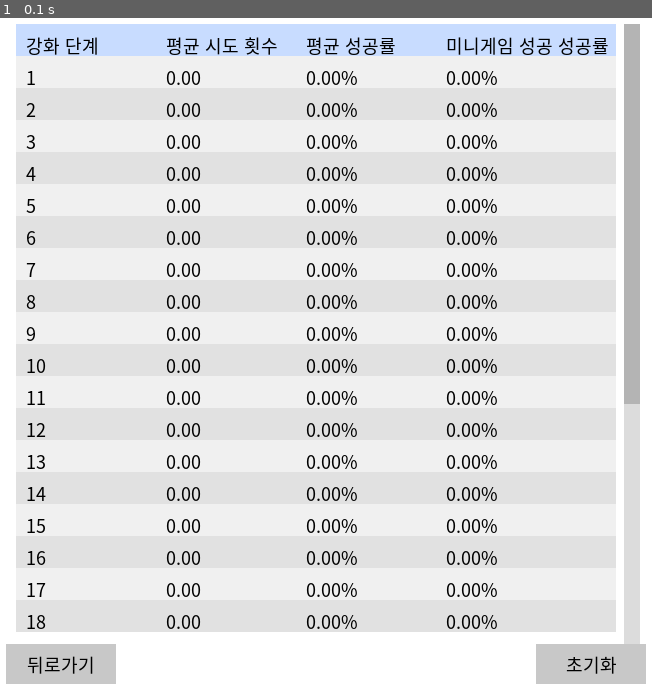
Above: before the commit, frame 1.
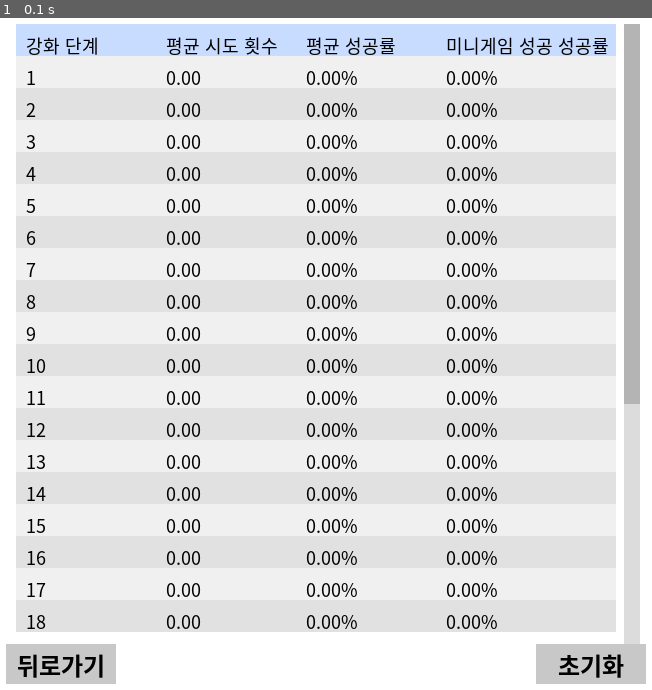
Above: after the commit, the same moment.

Repository: lllllIIIIlll/enchant_simul_project
Game: pygame game, started from table.py
Two runs of this game, one before a commit and one after it. Both use one fixed random seed, a clock stepped at 60 frames per second and the inputs below.
Inputs:
- Up to frame 1 (0.1 s): no input

The runs differ from the first frame. In frame 1, 0.4% of the frame differs, in the area x 2-96%, y 94-99%.

Commit message:
코드 간결화 및 보수작업 완료

Diff:
--- a/game.py
+++ b/game.py
@@ -14,14 +14,14 @@
 big_font = pygame.font.SysFont("malgun gothic", 24, bold=True)
 
 class Button:
-    def __init__(self, rect, text):
+    def __init__(self, rect, text, font):
         self.rect = pygame.Rect(rect)
         self.text = text
+        self.font = font
 
     def draw(self, surface):
         pygame.draw.rect(surface, (200, 200, 200), self.rect)
-        bold_font = pygame.font.SysFont("malgun gothic", 20, bold=True)
-        txt = bold_font.render(self.text, True, (0, 0, 0))
+        txt = self.font.render(self.text, True, (0, 0, 0))
         txt_rect = txt.get_rect(center=self.rect.center)
         surface.blit(txt, txt_rect)
 
@@ -107,7 +107,7 @@
 for e in equipment_data:
     if e["type"] not in type_select:
         type_select.append(e["type"])
-type_buttons = [Button((0, 0, 150, 50), t) for t in type_select]
+type_buttons = [Button((0, 0, 150, 50), t, font) for t in type_select]
 
 selected_type = None
 enchant_level = 0
@@ -171,14 +171,14 @@
         screen.blit(title, title_rect)
 
         rate_btn_y = title_rect.bottom + 30
-        rate_btn = Button((screen_width // 2 - 75, rate_btn_y, 150, 40), "확률표")
+        rate_btn = Button((screen_width // 2 - 75, rate_btn_y, 150, 40), "확률표", font)
         rate_btn.draw(screen)
 
         # table_btn(통계표) 버튼 추가
-        table_btn = Button((screen_width // 2 + 85, rate_btn_y, 150, 40), "통계표")
+        table_btn = Button((screen_width // 2 + 85, rate_btn_y, 150, 40), "통계표", font)
         table_btn.draw(screen)
 
-        quit_btn = Button((screen_width - 150, screen_height - 70, 100, 40), "종료")
+        quit_btn = Button((screen_width - 150, screen_height - 70, 100, 40), "종료", font)
         quit_btn.draw(screen)
 
         draw_type_buttons(type_buttons, screen_width, screen_height)
@@ -199,10 +199,10 @@
         if equip:
             draw_equipment_image(equip, enchant_level, screen_width, screen_height)
 
-        enhance_btn = Button(((screen_width - 150) // 2, screen_height - 100, 150, 50), "강화")
+        enhance_btn = Button(((screen_width - 150) // 2, screen_height - 100, 150, 50), "강화", font)
         enhance_btn.draw(screen)
 
-        back_btn = Button((30, screen_height - 70, 100, 40), "뒤로가기")
+        back_btn = Button((30, screen_height - 70, 100, 40), "뒤로가기", font)
         back_btn.draw(screen)
 
         count_txt = font.render(f"누적 강화 횟수: {enchant_count}", True, (0, 0, 0))
--- a/list.py
+++ b/list.py
@@ -1,10 +1,17 @@
 import json
+
+def load_json(path):
+    with open(path, encoding="utf-8") as f:
+        return json.load(f)
+
+def save_json(path, data):
+    with open(path, "w", encoding="utf-8") as f:
+        json.dump(data, f, ensure_ascii=False, indent=2)
 
 table_path = "list_table.json"
 rate_path = "list_rate.json"
 
-with open(table_path, encoding="utf-8") as f:
-    table = json.load(f)
+table = load_json(table_path)
 
 level = list(range(1, 31))
 level_try = table["level_try"]
@@ -29,7 +36,6 @@
         a_try.append(0)
         m_s_rate.append(0)
 
-# 결과 저장
 rate_data = {
     "level": level,
     "a_try": a_try,
@@ -37,5 +43,34 @@
     "m_s_rate": m_s_rate
 }
 
-with open(rate_path, "w", encoding="utf-8") as f:
-    json.dump(rate_data, f, ensure_ascii=False, indent=2)
+save_json(rate_path, rate_data)
+
+def load_table_data():
+    data = load_json("list_rate.json")
+    level = data["level"]
+    a_try = data["a_try"]
+    a_s_rate = data["a_s_rate"]
+    m_s_rate = data["m_s_rate"]
+    table_data = [["강화 단계", "평균 시도 횟수", "평균 성공률", "미니게임 성공 성공률"]]
+    for i in range(30):
+        table_data.append([
+            str(level[i]),
+            f"{a_try[i]:.2f}",
+            f"{a_s_rate[i]*100:.2f}%",
+            f"{m_s_rate[i]*100:.2f}%"
+        ])
+    return table_data
+
+def reset_json():
+    # list_rate.json 초기화
+    data = load_json("list_rate.json")
+    for key in data:
+        if key != "level":
+            data[key] = [0]*30
+    save_json("list_rate.json", data)
+    # list_table.json 초기화
+    table_data = load_json("list_table.json")
+    for key in table_data:
+        if key != "level":
+            table_data[key] = [0]*30
+    save_json("list_table.json", table_data)
--- a/table.py
+++ b/table.py
@@ -1,54 +1,32 @@
 import pygame
-import json
 import subprocess
 import sys
+import list
 
-# list.py를 먼저 실행해서 최신 통계 갱신
 subprocess.run(["python", "list.py"])
 
-# 데이터 불러오기
-with open("list_rate.json", encoding="utf-8") as f:
-    rate_data = json.load(f)
+if "--reset" in sys.argv:
+    list.reset_json()
+    sys.exit()
 
-level = rate_data["level"]
-a_try = rate_data["a_try"]
-a_s_rate = rate_data["a_s_rate"]
-m_s_rate = rate_data["m_s_rate"]
-
-# 4*31 배열 생성
-table_data = []
-table_data.append(["강화 단계", "평균 시도 횟수", "평균 성공률", "미니게임 성공 성공률"])
-for i in range(30):
-    table_data.append([
-        str(level[i]),
-        f"{a_try[i]:.2f}",
-        f"{a_s_rate[i]*100:.2f}%",
-        f"{m_s_rate[i]*100:.2f}%"
-    ])
-
-# Pygame 화면 설정
 pygame.init()
 screen = pygame.display.set_mode((700, 700))
 pygame.display.set_caption("강화 통계 테이블")
 font = pygame.font.SysFont("malgun gothic", 18)
 big_font = pygame.font.SysFont("malgun gothic", 24, bold=True)
 
-ROW_HEIGHT = 32
-HEADER_COLOR = (200, 220, 255)
-ROW_COLOR = (240, 240, 240)
-ALT_ROW_COLOR = (225, 225, 225)
-TEXT_COLOR = (0, 0, 0)
-SCROLLBAR_COLOR = (180, 180, 180)
+ROW_H = 32 # H = height, C = color
+HEADER_C = (200, 220, 255)
+ROW_C = (240, 240, 240)
+ALT_ROW_C = (225, 225, 225)
+TEXT_C = (0, 0, 0)
+SCROLLBAR_C = (180, 180, 180)
 SCROLLBAR_BG = (220, 220, 220)
 
 table_x, table_y = 40, 20
 table_w, table_h = 600, 620
-visible_rows = table_h // ROW_HEIGHT
+visible_rows = table_h // ROW_H
 
-scroll_offset = 0
-max_offset = max(0, len(table_data) - visible_rows)
-
-# 버튼 클래스
 class Button:
     def __init__(self, rect, text, font):
         self.rect = pygame.Rect(rect)
@@ -64,55 +42,33 @@
     def is_clicked(self, pos):
         return self.rect.collidepoint(pos)
 
-# 초기화 함수
-def reset_json():
-    # list_rate.json 초기화
-    with open("list_rate.json", encoding="utf-8") as f:
-        rate_data = json.load(f)
-    for key in rate_data:
-        if key != "level":
-            rate_data[key] = [0]*30
-    with open("list_rate.json", "w", encoding="utf-8") as f:
-        json.dump(rate_data, f, ensure_ascii=False, indent=2)
-    # list_table.json 초기화
-    with open("list_table.json", encoding="utf-8") as f:
-        table_data = json.load(f)
-    for key in table_data:
-        if key != "level":
-            table_data[key] = [0]*30
-    with open("list_table.json", "w", encoding="utf-8") as f:
-        json.dump(table_data, f, ensure_ascii=False, indent=2)
+reset_btn = Button((screen.get_width()-140, screen.get_height()-60, 110, 40), "초기화", big_font)
+back_btn = Button((30, screen.get_height()-60, 110, 40), "뒤로가기", big_font)
 
-if "--reset" in sys.argv:
-    reset_json()
-    sys.exit()
-
-# 버튼 생성
-reset_btn = Button((screen.get_width()-140, screen.get_height()-60, 110, 40), "초기화", font)
-back_btn = Button((30, screen.get_height()-60, 110, 40), "뒤로가기", font)
+table_data = list.load_table_data()
+scroll_offset = 0
+max_offset = max(0, len(table_data) - visible_rows)
 
 running = True
 while running:
     screen.fill((255, 255, 255))
-    # 테이블 그리기
     for i in range(visible_rows):
         idx = i + scroll_offset
         if idx >= len(table_data):
             break
         row = table_data[idx]
-        y = table_y + i * ROW_HEIGHT
-        color = HEADER_COLOR if idx == 0 else (ROW_COLOR if idx % 2 == 1 else ALT_ROW_COLOR)
-        pygame.draw.rect(screen, color, (table_x, y, table_w, ROW_HEIGHT))
+        y = table_y + i * ROW_H
+        color = HEADER_C if idx == 0 else (ROW_C if idx % 2 == 1 else ALT_ROW_C )
+        pygame.draw.rect(screen, color, (table_x, y, table_w, ROW_H))
         for j, cell in enumerate(row):
-            txt = font.render(cell, True, TEXT_COLOR)
+            txt = font.render(cell, True, TEXT_C)
             screen.blit(txt, (table_x + 10 + j*140, y + 8))
 
-    # 스크롤바 그리기
     if max_offset > 0:
         bar_h = int(table_h * visible_rows / len(table_data))
         bar_y = table_y + int(scroll_offset * (table_h - bar_h) / max_offset)
         pygame.draw.rect(screen, SCROLLBAR_BG, (table_x+table_w+8, table_y, 16, table_h))
-        pygame.draw.rect(screen, SCROLLBAR_COLOR, (table_x+table_w+8, bar_y, 16, bar_h))
+        pygame.draw.rect(screen, SCROLLBAR_C, (table_x+table_w+8, bar_y, 16, bar_h))
 
     reset_btn.draw(screen)
     back_btn.draw(screen)
@@ -122,26 +78,12 @@
             running = False
         elif event.type == pygame.MOUSEBUTTONDOWN:
             if reset_btn.is_clicked(event.pos):
-                reset_json()
-                # 리셋 후 화면 갱신
-                with open("list_rate.json", encoding="utf-8") as f:
-                    rate_data = json.load(f)
-                a_try = rate_data["a_try"]
-                a_s_rate = rate_data["a_s_rate"]
-                m_s_rate = rate_data["m_s_rate"]
-                for i in range(30):
-                    table_data[i+1][1] = f"{a_try[i]:.2f}"
-                    table_data[i+1][2] = f"{a_s_rate[i]*100:.2f}%"
-                    table_data[i+1][3] = f"{m_s_rate[i]*100:.2f}%"
+                list.reset_json()
+                table_data = list.load_table_data()  # 리셋 후 테이블 갱신
             elif back_btn.is_clicked(event.pos):
                 running = False
         elif event.type == pygame.MOUSEWHEEL:
             scroll_offset = min(max(scroll_offset - event.y, 0), max_offset)
-        elif event.type == pygame.KEYDOWN:
-            if event.key == pygame.K_UP:
-                scroll_offset = max(scroll_offset - 1, 0)
-            elif event.key == pygame.K_DOWN:
-                scroll_offset = min(scroll_offset + 1, max_offset)
 
     pygame.display.flip()
 
